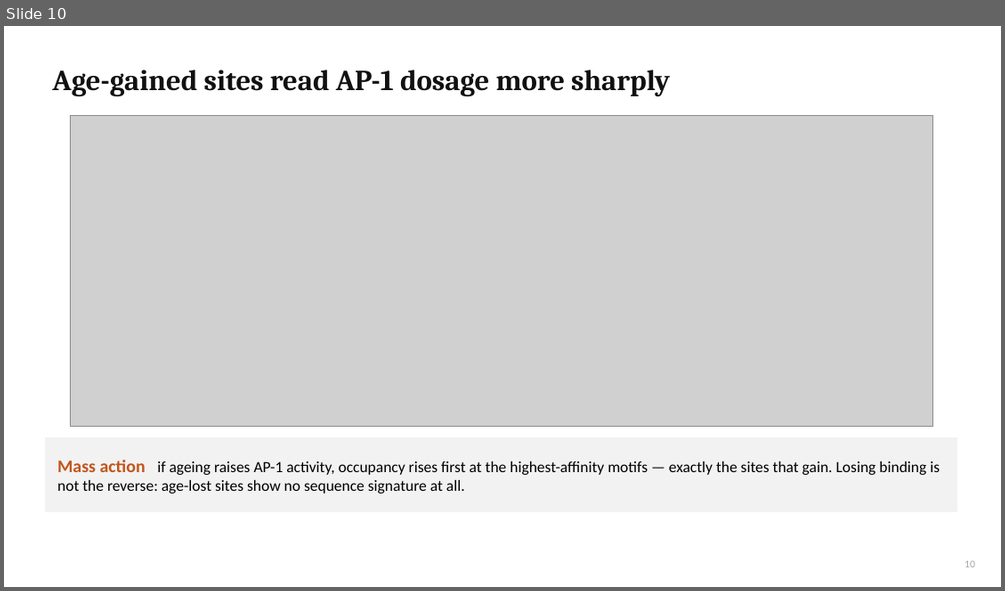
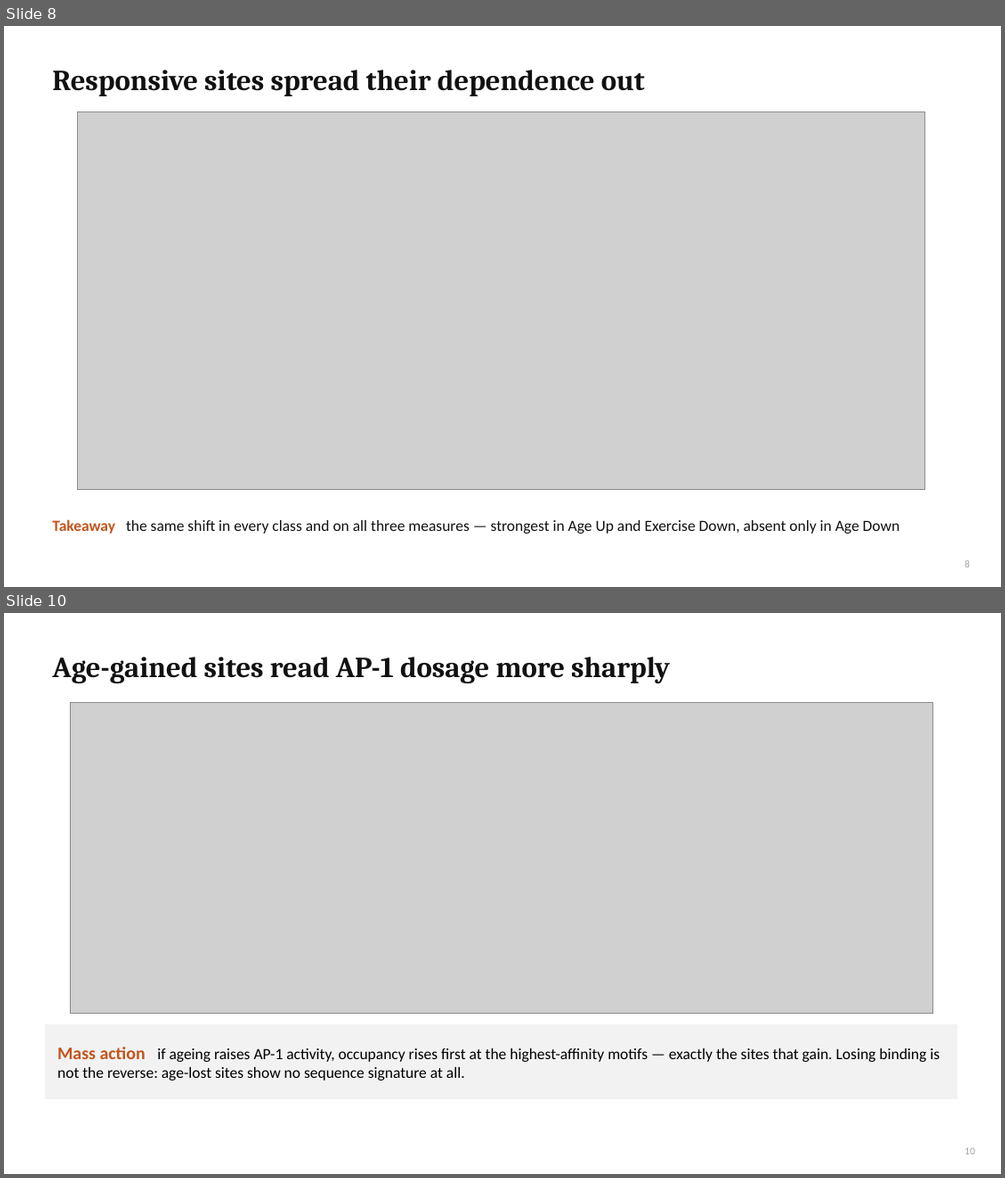
Before and after one commit to cytokine4242/Alpha_Genome_Ap1, a slide deck: Analysis/AP1_AlphaGenome_results.pptx. Shown one above the other, each under a label of ours: slide 10 before the commit, slides 8 and 10 after it; the slides between them are not shown. The pictures are 1005x591 and 1005x1178 pixels, drawn with LibreOffice and Linux fonts; fonts in the diff are those of the drawing; grey boxes stand for pictures. Boxes give left, top, right and bottom in pixels: in the first picture for what was removed or moved away, otherwise in the second. Text is boxed around its words. In the diff, an @@ line names an element or a change of style, - is before the commit and + after.

```diff
--- a/Analysis/AP1_AlphaGenome_results.pptx
+++ b/Analysis/AP1_AlphaGenome_results.pptx
@@ slide 8 added at (4, 26, 1001, 587), background #FFFFFF @@
@@ title added at (52, 70, 645, 96), 28 pt, text #111111, bold @@
+Responsive sites spread their dependence out
@@ picture added at (77, 112, 925, 490) @@
@@ text added at (52, 519, 900, 533), 15 pt, text #111111 @@
+Takeaway the same shift in every class and on all three measures — strongest in Age Up and Exercise Down, absent only in Age Down
@@ page number added at (964, 560, 970, 567), 10 pt, text #A6A6A6 @@
+8
```
Also in this commit, not shown: 2 slides changed, 1 slide removed, 8 other files.
